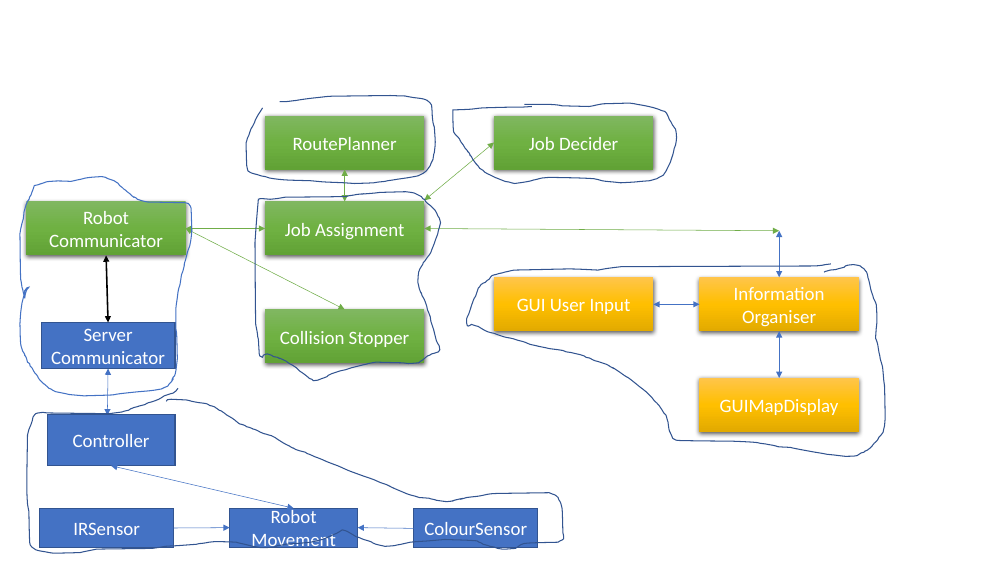
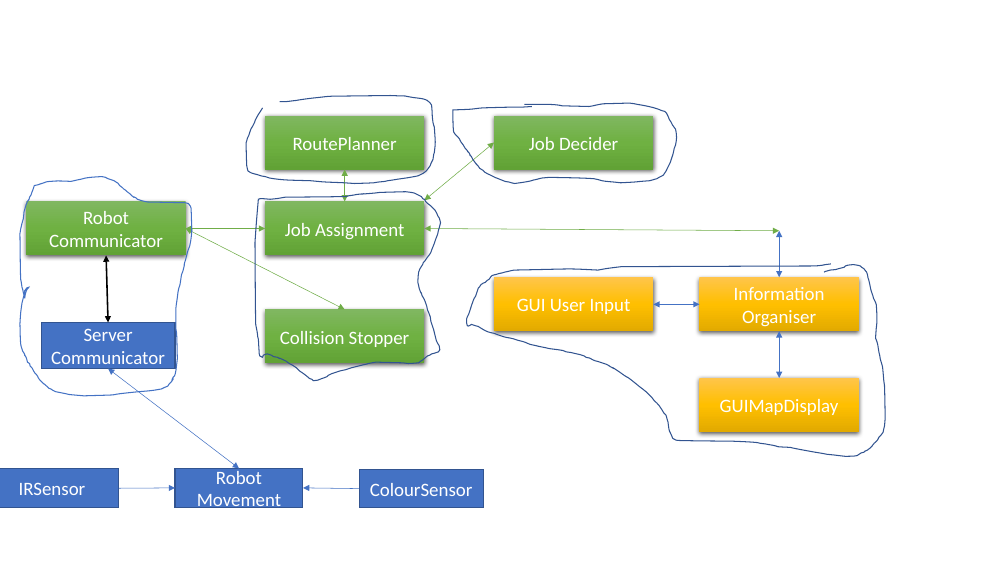
Before and after one commit to james99c/Autonomous-Warehouse-Project, a slide deck: slide 1 of Notes/Structure Of Classes/Presentation1.pptx. Drawn at 1008x567 pixels with LibreOffice and Linux fonts; fonts in the diff are those of the drawing. Boxes give left, top, right and bottom in pixels: in the first picture for what was removed or moved away, otherwise in the second. Text is boxed around its words. In the diff, an @@ line names an element or a change of style, - is before the commit and + after.

```diff
--- a/Notes/Structure Of Classes/Presentation1.pptx
+++ b/Notes/Structure Of Classes/Presentation1.pptx
@@ freeform shape removed at [26, 389, 563, 554] @@
@@ double arrow removed from (107, 415) to (108, 368) @@
@@ double arrow moved from (293, 508) - (111, 466) to (239, 469) - (108, 368) @@
@@ rectangle removed at [47, 414, 175, 466] @@
-Controller
@@ 3 rectangles, 2 arrows: place and size @@
-3 rectangles, 2 arrows at [40, 508, 538, 547]
+3 rectangles, 2 arrows at [0, 469, 483, 508]
```
Also in this commit, not shown: 4 other files.
